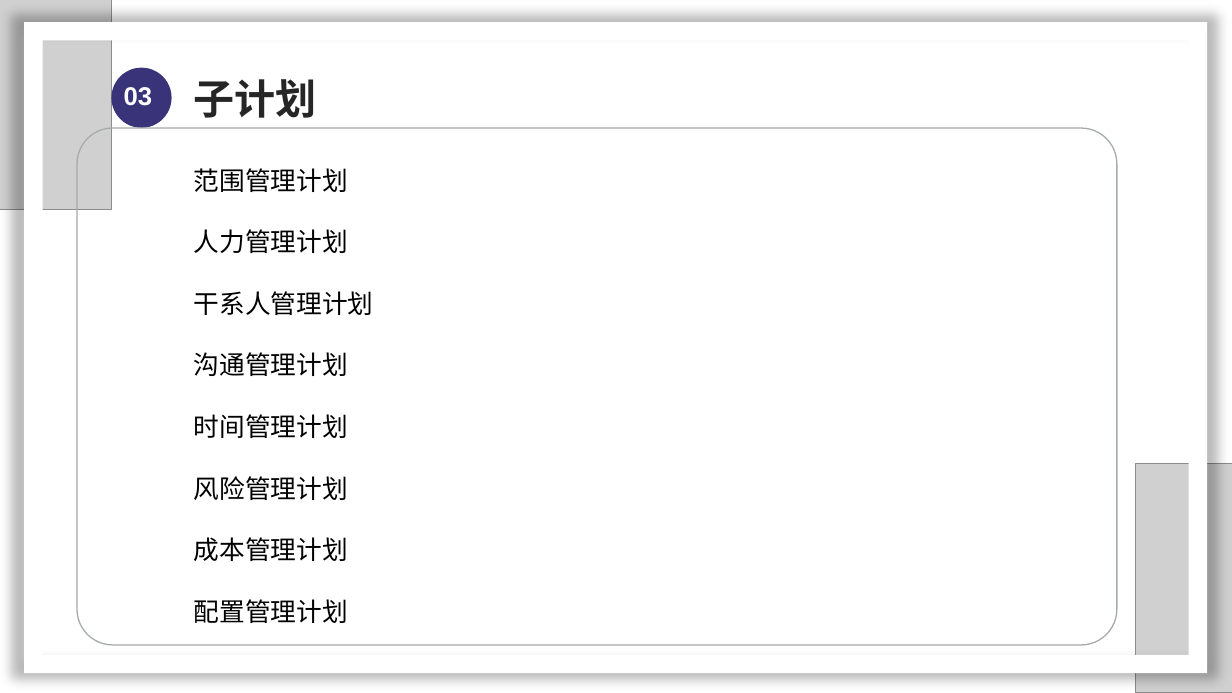
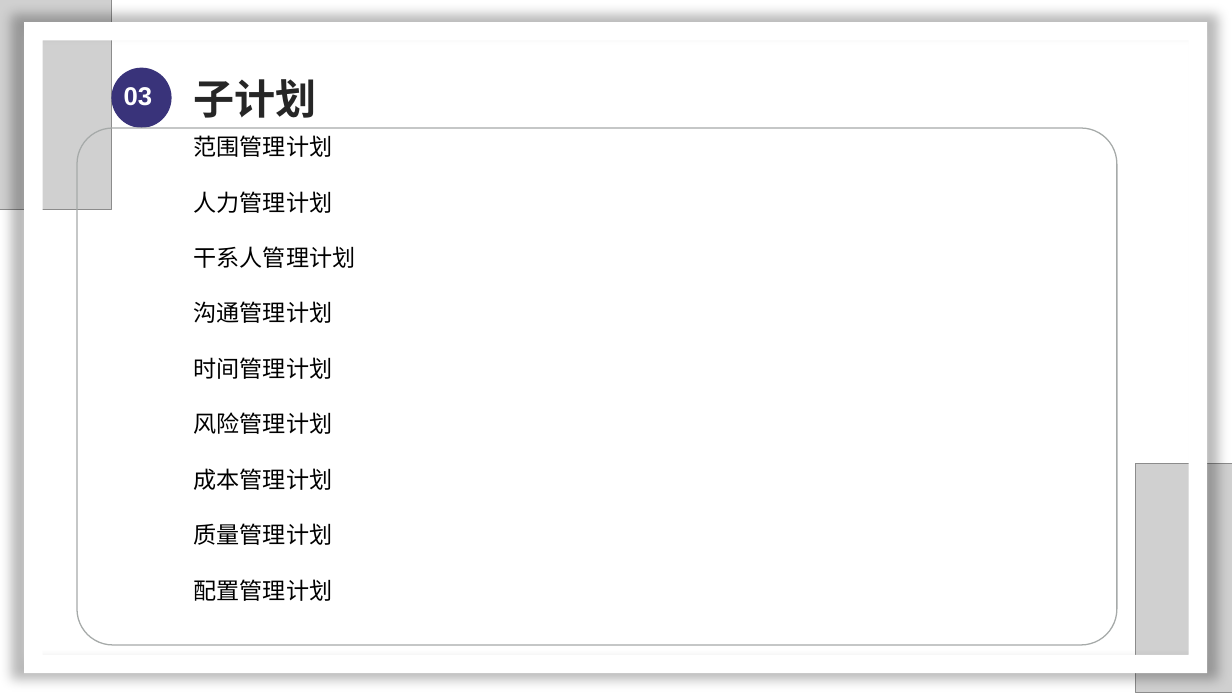
Before and after one commit to SarielX98/PRD2018G14, a slide deck: slide 28 of 受控文档/PPT/软件需求工程审核PPT.pptx (slide 25 before the commit). Drawn at 1232x693 pixels with LibreOffice and Linux fonts; fonts in the diff are those of the drawing; grey boxes stand for pictures; background and template pictures are left out. Boxes give left, top, right and bottom in pixels: in the first picture for what was removed or moved away, otherwise in the second. Text is boxed around its words. In the diff, an @@ line names an element or a change of style, - is before the commit and + after.

```diff
--- a/受控文档/PPT/软件需求工程审核PPT.pptx
+++ b/受控文档/PPT/软件需求工程审核PPT.pptx
@@ text "范围管理计划": place and size @@
-text "范围管理计划" at [194,168,374,623]
+text "范围管理计划" at [194,135,356,601]
@@ text at [194,135,356,601]: size 20 to 18 pt in "范围管理计划", "人力管理计划", "干系人管理计划", "沟通管理计划" and 4 more places @@
@@ text at [194,523,333,545]: paragraph added @@
+质量管理计划
```
Also in this commit, not shown: 19 other slides changed, 10 slides added, 1 slide removed, 1 other file.
